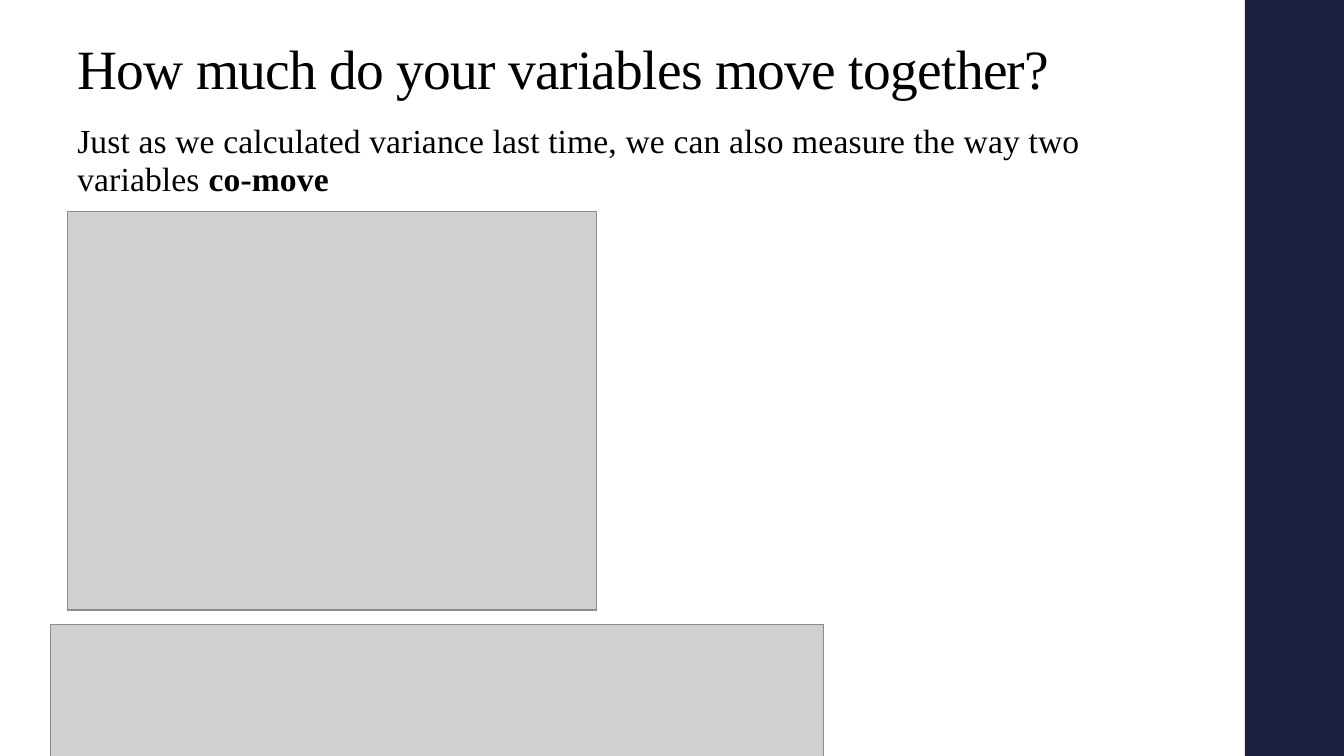
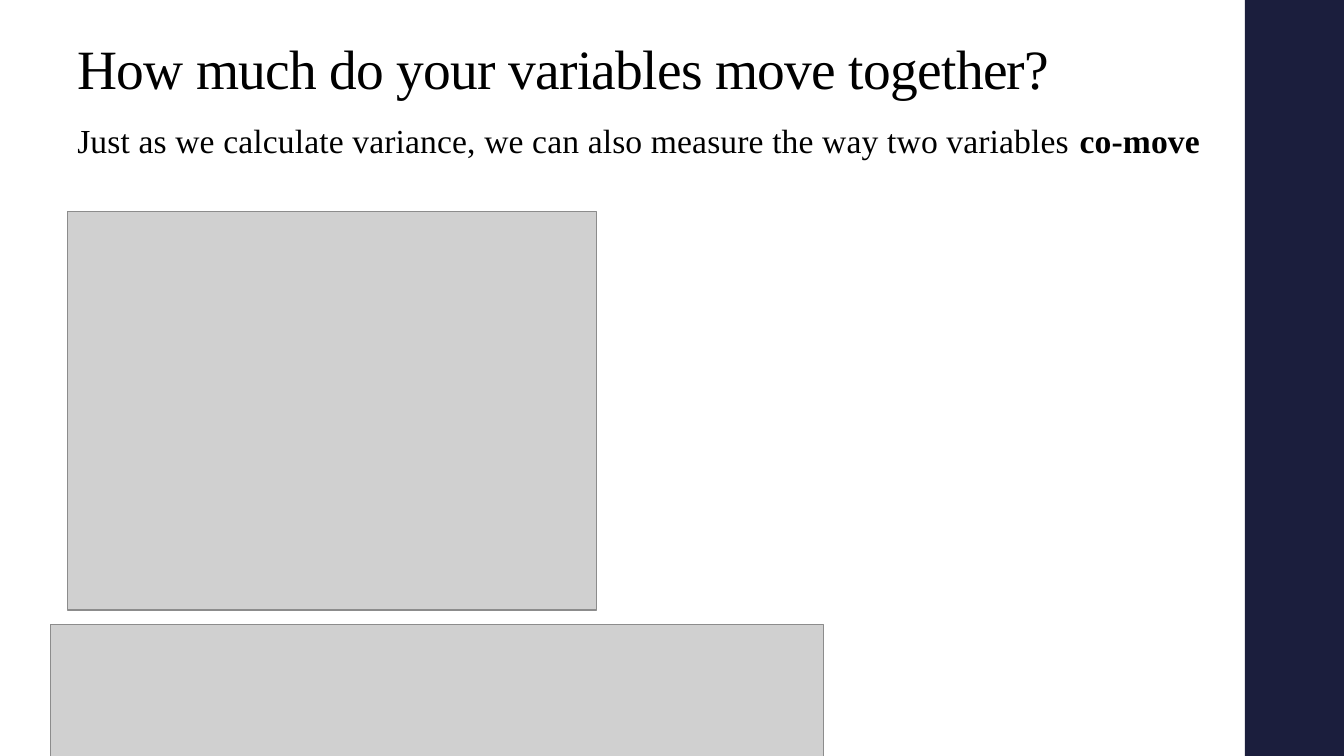
Before and after one commit to alex-hoagland/HAD5772, a slide deck: slide 54 of Lectures/Lecture03_Correlations/Lecture3_Correlations.pptx (slide 77 before the commit). Drawn at 1344x756 pixels with LibreOffice and Linux fonts; fonts in the diff are those of the drawing; grey boxes stand for pictures. Boxes give left, top, right and bottom in pixels: in the first picture for what was removed or moved away, otherwise in the second. Text is boxed around its words. In the diff, an @@ line names an element or a change of style, - is before the commit and + after.

```diff
--- a/Lectures/Lecture03_Correlations/Lecture3_Correlations.pptx
+++ b/Lectures/Lecture03_Correlations/Lecture3_Correlations.pptx
@@ text at bbox=[77, 129, 1200, 159]: text changed @@
-Just as we calculated variance last time, we can also measure the way two variables co-move
+Just as we calculate variance, we can also measure the way two variables co-move
```
Also in this commit, not shown: 9 other slides changed, 2 slides added, 4 slides removed, 11 other files.
